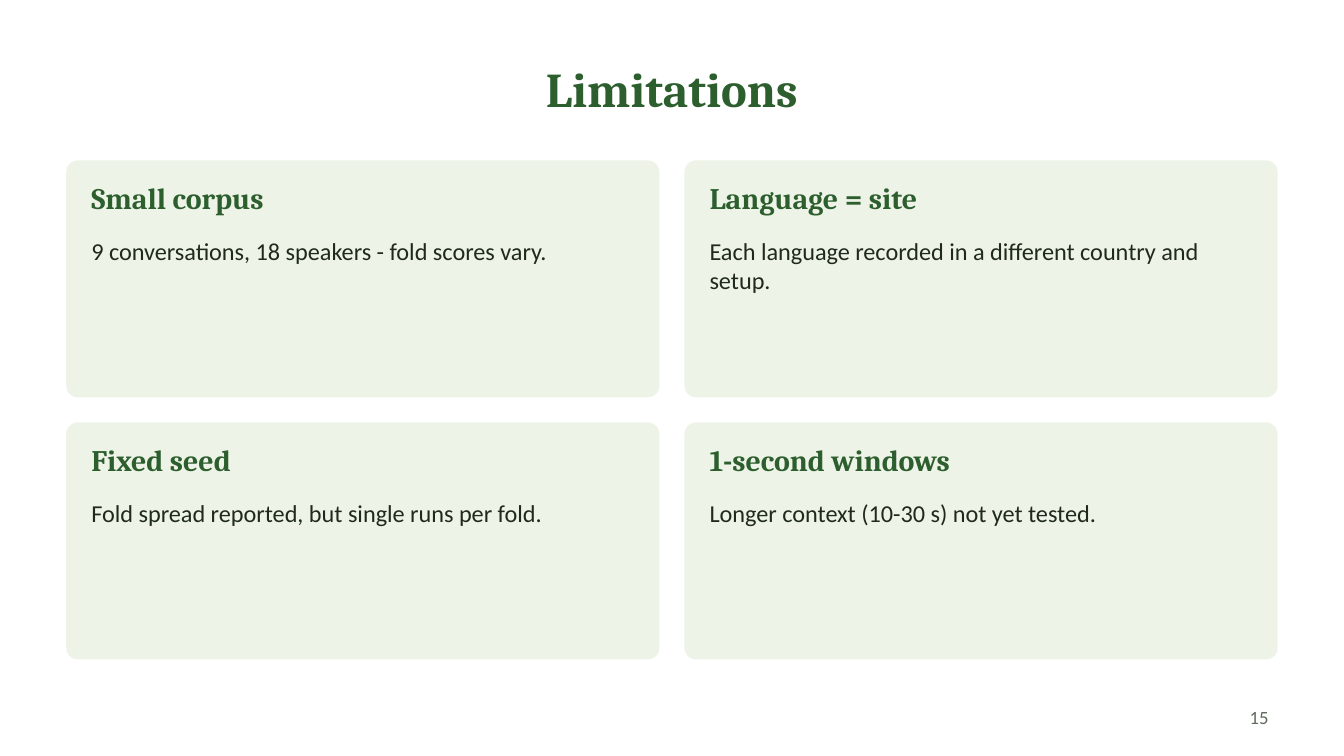
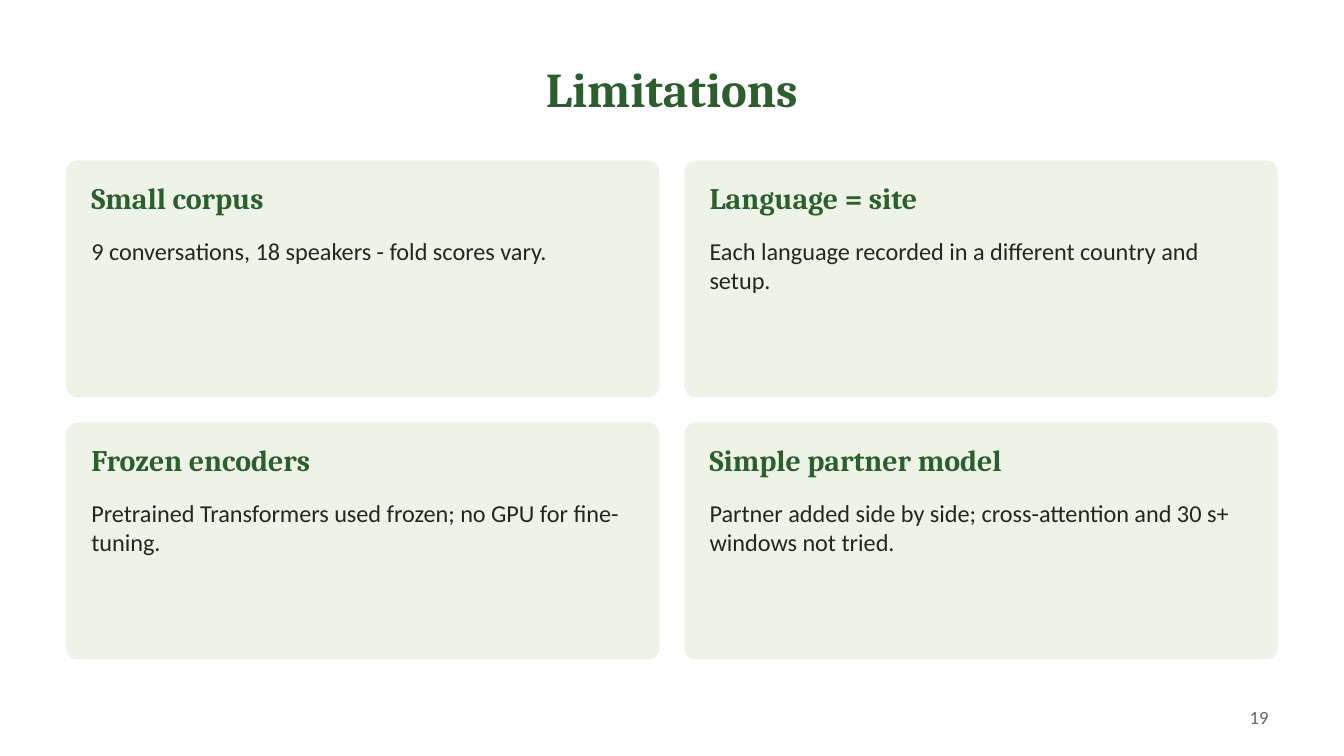
Before and after one commit to kshubham29/Cross-Lingual-Analysis-of-Non-Verbal-Behaviors-in-Human-Conversations-, a slide deck: slide 19 of Project_Presentation.pptx (slide 15 before the commit). Drawn at 1344x756 pixels with LibreOffice and Linux fonts; fonts in the diff are those of the drawing. Boxes give left, top, right and bottom in pixels: in the first picture for what was removed or moved away, otherwise in the second. Text is boxed around its words. In the diff, an @@ line names an element or a change of style, - is before the commit and + after.

Commit message:
Presentation: pretrained Transformers, improvements (best 0.777), significance, comparison with published work

```diff
--- a/Project_Presentation.pptx
+++ b/Project_Presentation.pptx
@@ text at [91,450,310,471]: text changed @@
-Fixed seed
+Frozen encoders
@@ text at [710,450,1002,478]: text changed @@
-1-second windows
+Simple partner model
@@ text at [91,505,619,555]: text changed @@
-Fold spread reported, but single runs per fold.
+Pretrained Transformers used frozen; no GPU for fine-tuning.
@@ text at [710,505,1229,551]: text changed @@
-Longer context (10-30 s) not yet tested.
+Partner added side by side; cross-attention and 30 s+ windows not tried.
@@ page number at [1250,712,1269,724]: text changed @@
-15
+19
```
Also in this commit, not shown: 7 other slides changed, 4 slides added.
